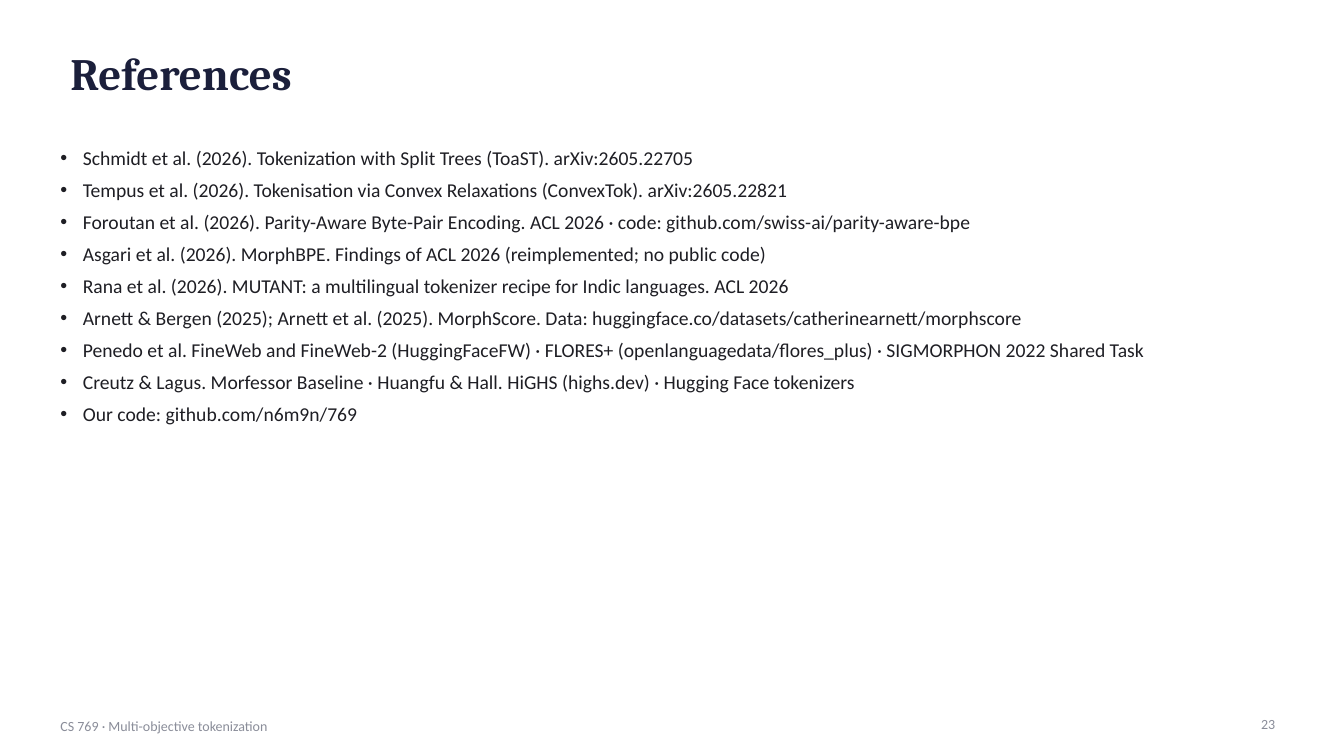
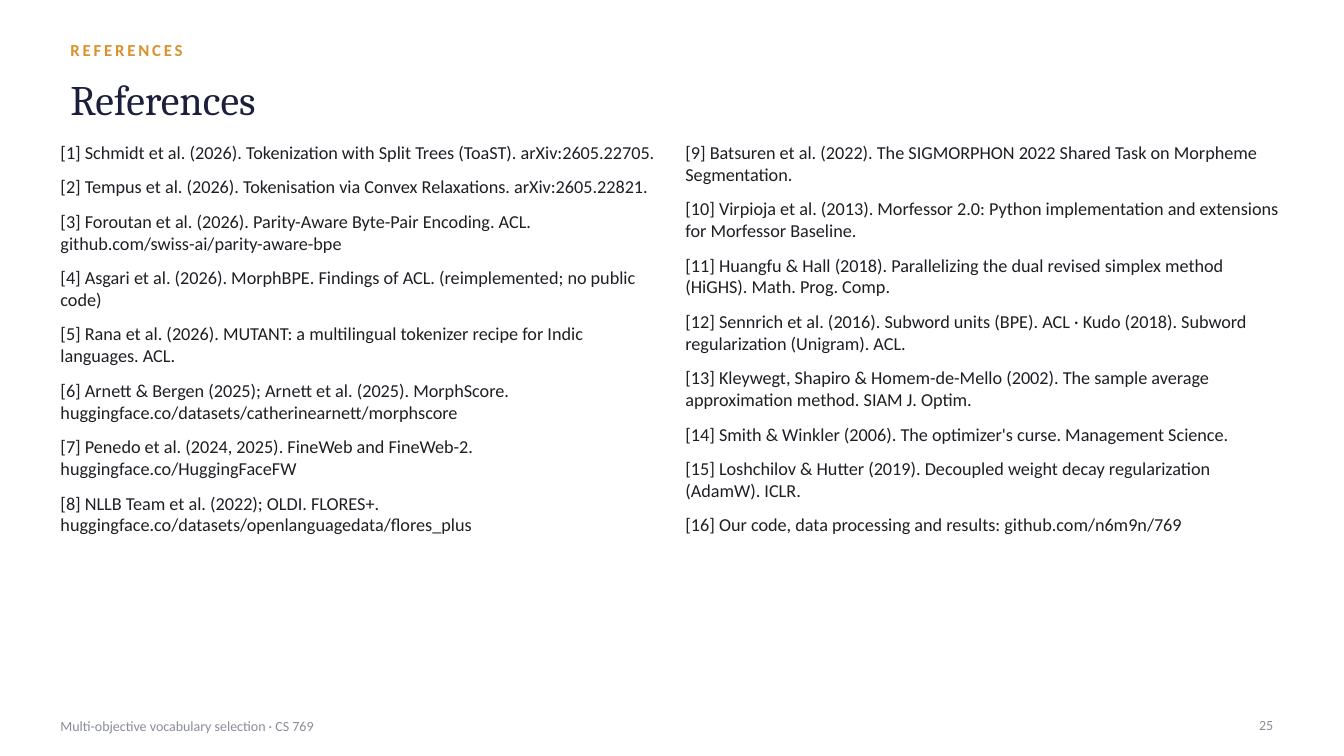
Before and after one commit to n6m9n/769, a slide deck: slide 25 of report/presentation.pptx (slide 23 before the commit). Drawn at 1344x756 pixels with LibreOffice and Linux fonts; fonts in the diff are those of the drawing. Boxes give left, top, right and bottom in pixels: in the first picture for what was removed or moved away, otherwise in the second. Text is boxed around its words. In the diff, an @@ line names an element or a change of style, - is before the commit and + after.

```diff
--- a/report/presentation.pptx
+++ b/report/presentation.pptx
@@ text added at [70,45,182,56], 12 pt, text #D9912B, bold @@
+REFERENCES
@@ title "References": place and size @@
-title "References" at [70,58,291,91]
+title "References" at [70,85,255,116]
@@ title "References" at [70,85,255,116]: size 32 to 30 pt, bold off @@
@@ text at [60,146,655,534]: text changed; size 14 to 13 pt @@
-• Schmidt et al. (2026). Tokenization with Split Trees (ToaST). arXiv:2605.22705
-• Tempus et al. (2026). Tokenisation via Convex Relaxations (ConvexTok). arXiv:2605.22821
-• Foroutan et al. (2026). Parity-Aware Byte-Pair Encoding. ACL 2026 · code: github.com/swiss-ai/parity-aware-bpe
-• Asgari et al. (2026). MorphBPE. Findings of ACL 2026 (reimplemented; no public code)
-• Rana et al. (2026). MUTANT: a multilingual tokenizer recipe for Indic languages. ACL 2026
-• Arnett & Bergen (2025); Arnett et al. (2025). MorphScore. Data: huggingface.co/datasets/catherinearnett/morphscore
-• Penedo et al. FineWeb and FineWeb-2 (HuggingFaceFW) · FLORES+ (openlanguagedata/flores_plus) · SIGMORPHON 2022 Shared Task
-• Creutz & Lagus. Morfessor Baseline · Huangfu & Hall. HiGHS (highs.dev) · Hugging Face tokenizers
-• Our code: github.com/n6m9n/769
+[1] Schmidt et al. (2026). Tokenization with Split Trees (ToaST). arXiv:2605.22705.
+[2] Tempus et al. (2026). Tokenisation via Convex Relaxations. arXiv:2605.22821.
+[3] Foroutan et al. (2026). Parity-Aware Byte-Pair Encoding. ACL. github.com/swiss-ai/parity-aware-bpe
+[4] Asgari et al. (2026). MorphBPE. Findings of ACL. (reimplemented; no public code)
+[5] Rana et al. (2026). MUTANT: a multilingual tokenizer recipe for Indic languages. ACL.
+[6] Arnett & Bergen (2025); Arnett et al. (2025). MorphScore. huggingface.co/datasets/catherinearnett/morphscore
+[7] Penedo et al. (2024, 2025). FineWeb and FineWeb-2. huggingface.co/HuggingFaceFW
+[8] NLLB Team et al. (2022); OLDI. FLORES+. huggingface.co/datasets/openlanguagedata/flores_plus
@@ text added at [685,146,1279,534], 13 pt, text #1E1E24 @@
+[9] Batsuren et al. (2022). The SIGMORPHON 2022 Shared Task on Morpheme Segmentation.
+[10] Virpioja et al. (2013). Morfessor 2.0: Python implementation and extensions for Morfessor Baseline.
+[11] Huangfu & Hall (2018). Parallelizing the dual revised simplex method (HiGHS). Math. Prog. Comp.
+[12] Sennrich et al. (2016). Subword units (BPE). ACL · Kudo (2018). Subword regularization (Unigram). ACL.
+[13] Kleywegt, Shapiro & Homem-de-Mello (2002). The sample average approximation method. SIAM J. Optim.
+[14] Smith & Winkler (2006). The optimizer's curse. Management Science.
+[15] Loshchilov & Hutter (2019). Decoupled weight decay regularization (AdamW). ICLR.
+[16] Our code, data processing and results: github.com/n6m9n/769
@@ text at [60,721,313,733]: text changed @@
-CS 769 · Multi-objective tokenization
+Multi-objective vocabulary selection · CS 769
@@ page number added at [1259,721,1273,730], 10 pt, text #8A8D99 @@
+25
@@ page number removed at [1261,720,1275,729] @@
-23
```
Also in this commit, not shown: 17 other slides changed, 19 slides added, 13 slides removed, 18 other files.
